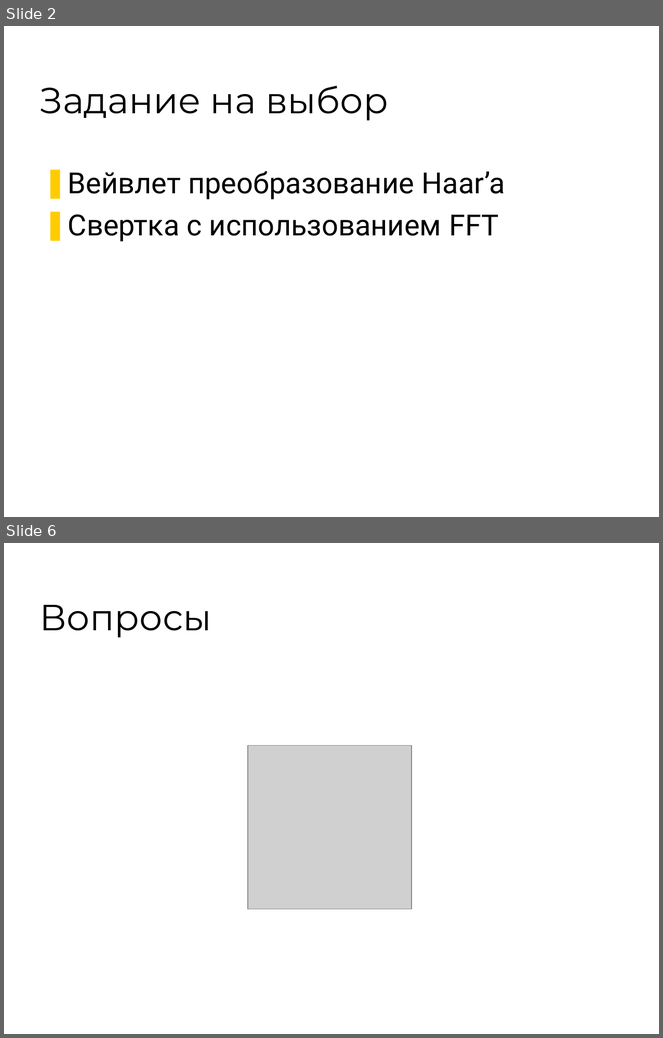
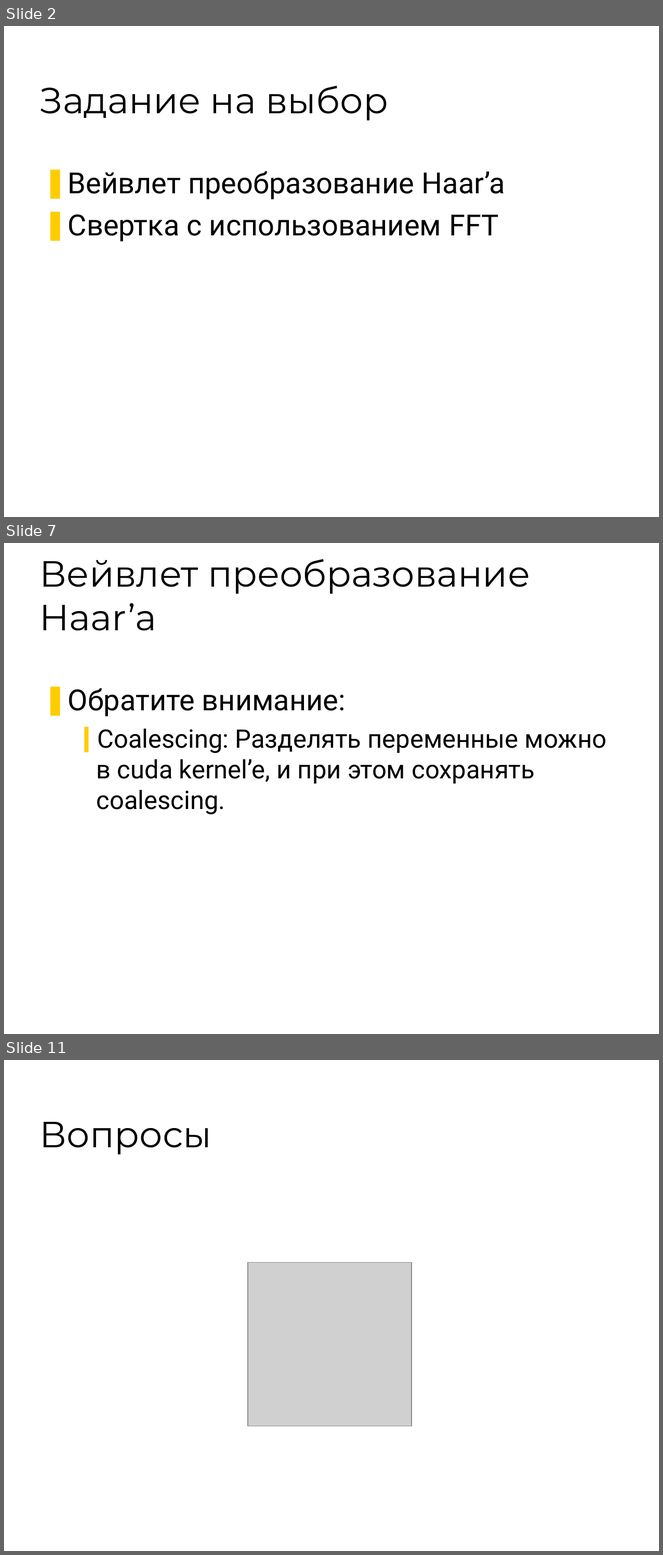
Before and after one commit to 7633/msu-cuda-course, a slide deck: Assignments/2/Assignment - 2.ppt. Shown one above the other, each under a label of ours: slides 2 and 6 before the commit, slides 2, 7 and 11 after it; the slides between them are not shown. The pictures are 663x1038 and 663x1555 pixels, drawn with LibreOffice and Linux fonts; fonts in the diff are those of the drawing; grey boxes stand for pictures; background and template pictures are left out. Boxes give left, top, right and bottom in pixels: in the first picture for what was removed or moved away, otherwise in the second. Text is boxed around its words. In the diff, an @@ line names an element or a change of style, - is before the commit and + after.

```diff
--- a/Assignments/2/Assignment - 2.ppt
+++ b/Assignments/2/Assignment - 2.ppt
@@ slide 7 added at (4, 543, 659, 1034), background #FFFFFF @@
@@ title added at (40, 559, 530, 631), 40 pt, text #000000 @@
+Вейвлет преобразование Haar’a
@@ text added at (68, 688, 607, 815), 28 pt, text #000000 @@
+❚ Обратите внимание:
+  ❙ Coalescing: Разделять переменные можно в cuda kernel’e, и при этом сохранять coalescing.
@@ what was slide 6 is now slide 11 @@
```
Also in this commit, not shown: 1 slide changed, 6 other slides added, 2 slides removed.
